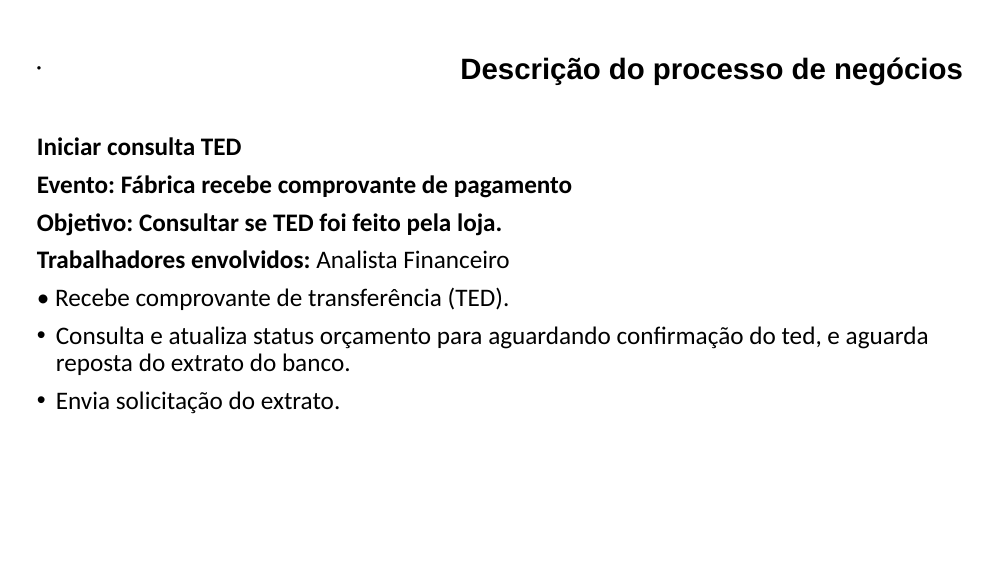
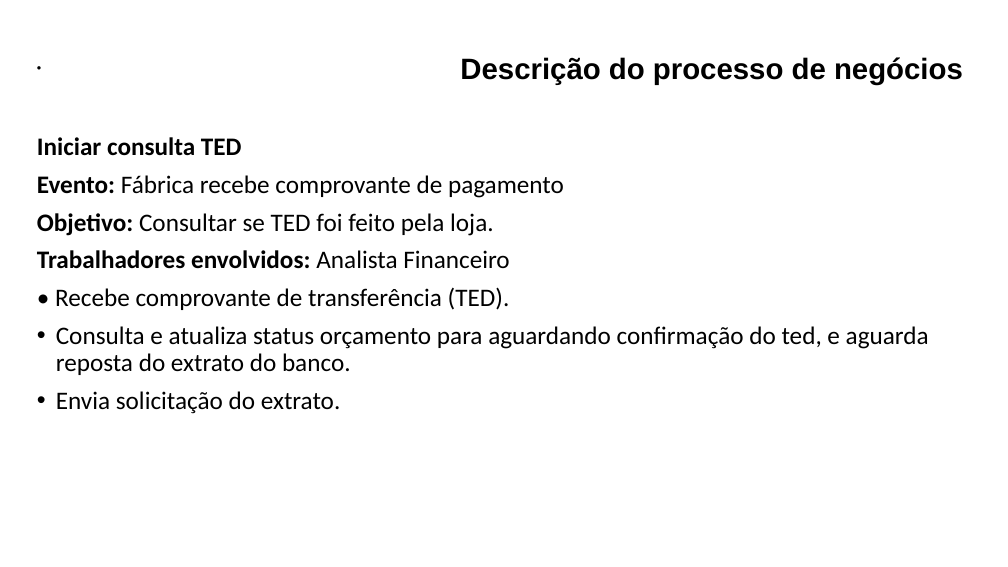
Before and after one commit to maapsystem/MaapSystem, a slide deck: slide 9 of artefatos/18 - Descrição de processos de Negócios.pptx. Drawn at 1008x567 pixels with LibreOffice and Linux fonts; fonts in the diff are those of the drawing. Boxes give left, top, right and bottom in pixels: in the first picture for what was removed or moved away, otherwise in the second. Text is boxed around its words. In the diff, an @@ line names an element or a change of style, - is before the commit and + after.

```diff
--- a/artefatos/18 - Descrição de processos de Negócios.pptx
+++ b/artefatos/18 - Descrição de processos de Negócios.pptx
@@ text at [37,175,564,236]: bold off in "Fábrica recebe comprovante de pagamento", "Consultar se TED foi feito pela loja." @@
```
Also in this commit, not shown: 11 other slides changed, 17 other files.
